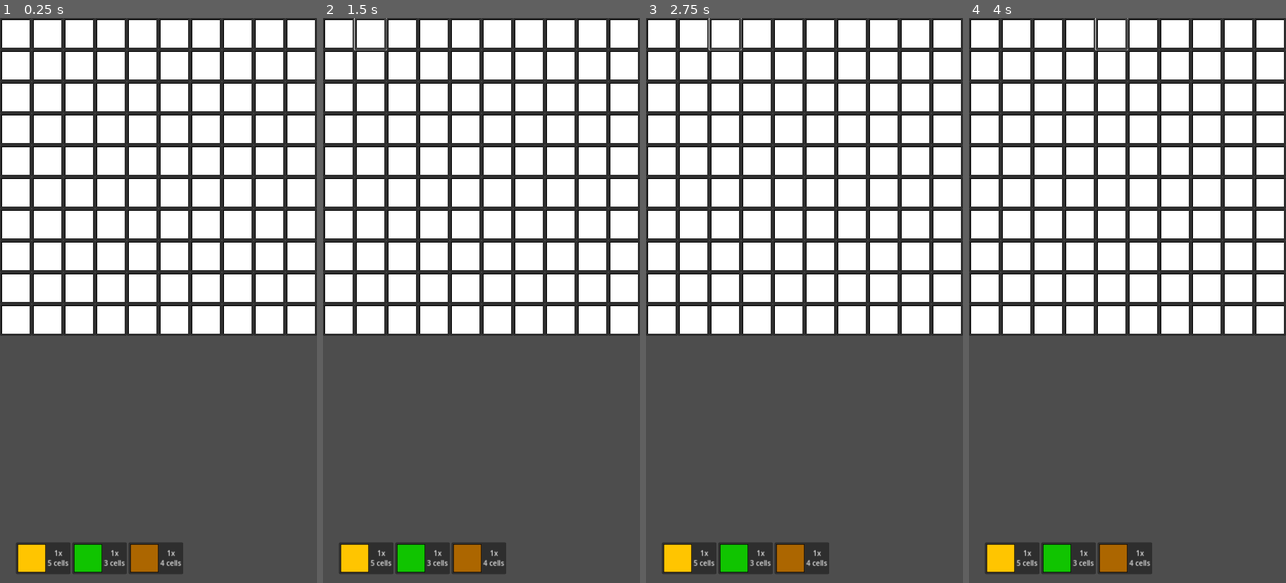
Above: before the commit, frames 1-4 (left to right).
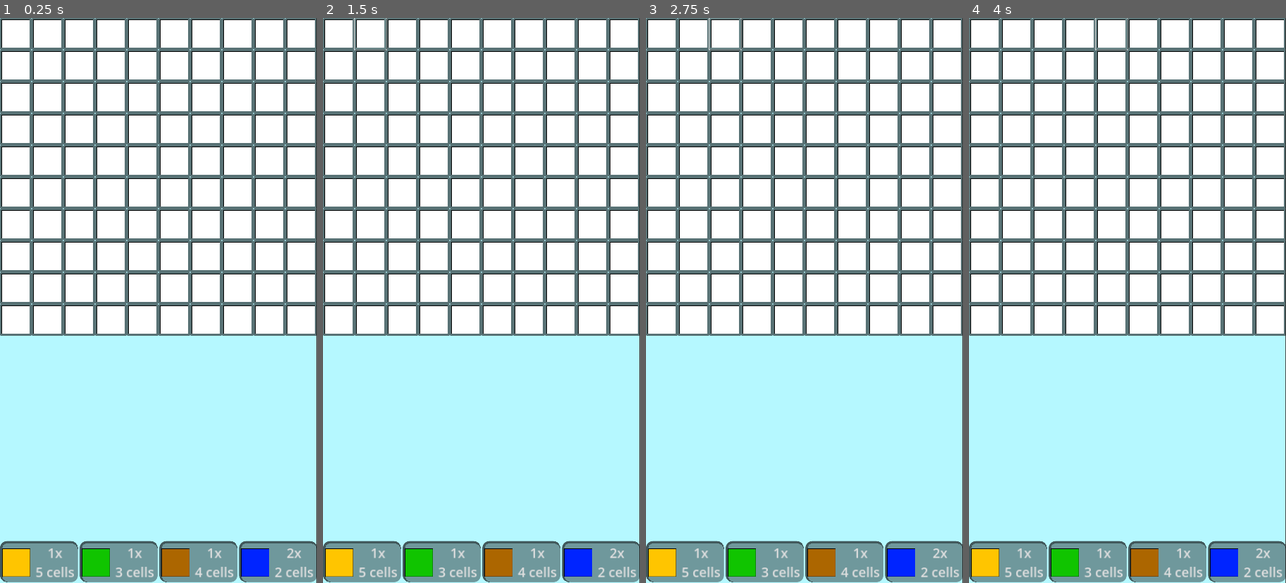
Above: after the commit, the same moments.

Repository: Awe0/AppMobile
Game: Godot game, scene res://Scenes/Game.tscn
Same seed, same stepped clock (60 frames per second), same inputs: the game is played once before the commit and once after it.
Inputs (mouse positions are in pixels of both pictures, inside the frame that each line leads up to):
- Up to frame 1 (0.25 s): no input
- Up to frame 2 (1.5 s): click (338, 34) at 0.52 s; click (370, 34) at 1.27 s
- Up to frame 3 (2.75 s): click (725, 34) at 2.02 s
- Up to frame 4 (4 s): click (1079, 34) at 2.77 s; click (1111, 34) at 3.52 s

The runs differ from the first frame. In frame 1, 55% of the frame differs, in the area x 0-100%, y 0-100%; in frame 2, 55%; in frame 3, 55%; in frame 4, 55%.

Commit message:
Blue Scene

Diff:
--- /dev/null
+++ b/hideandseekgds/Scenes/Blue.tscn
@@ -0,0 +1,8 @@
+[gd_scene load_steps=2 format=3 uid="uid://bbiomg385fl8"]
+
+[ext_resource type="Script" path="res://Scripts/color.gd" id="1_olbjo"]
+
+[node name="Green" type="Node2D"]
+script = ExtResource("1_olbjo")
+size = 2
+color_name = "blue"
--- a/hideandseekgds/Scenes/Game.tscn
+++ b/hideandseekgds/Scenes/Game.tscn
@@ -1,14 +1,85 @@
-[gd_scene load_steps=5 format=3 uid="uid://w7j6d2dkb4nj"]
+[gd_scene load_steps=13 format=3 uid="uid://w7j6d2dkb4nj"]
 
 [ext_resource type="Script" path="res://Scripts/game.gd" id="1_y1bmt"]
 [ext_resource type="Texture2D" uid="uid://lhbydo8ab6ib" path="res://Assets/yellow.png" id="2_0cn5u"]
+[ext_resource type="Theme" uid="uid://byxv1brsahxxk" path="res://Themes/Warning_Label*.theme" id="2_bak1u"]
 [ext_resource type="Texture2D" uid="uid://ckcvnq4f0ghwd" path="res://Assets/green.png" id="3_gl6ci"]
 [ext_resource type="Texture2D" uid="uid://di28kh786gp4t" path="res://Assets/brown.png" id="4_dyo82"]
+[ext_resource type="Texture2D" uid="uid://b4kgbcwca8qlo" path="res://Assets/blue.png" id="5_wmgmb"]
+
+[sub_resource type="StyleBoxFlat" id="StyleBoxFlat_y28rf"]
+bg_color = Color(1, 1, 1, 0.643137)
+border_width_left = 5
+border_width_top = 5
+border_width_right = 5
+border_width_bottom = 5
+border_color = Color(1, 0, 0, 1)
+corner_radius_top_left = 5
+corner_radius_top_right = 5
+corner_radius_bottom_right = 5
+corner_radius_bottom_left = 5
+
+[sub_resource type="StyleBoxFlat" id="StyleBoxFlat_n376p"]
+bg_color = Color(1, 1, 1, 1)
+border_width_left = 5
+border_width_top = 5
+border_width_right = 5
+border_width_bottom = 5
+border_color = Color(0.8, 0, 0, 1)
+corner_radius_top_left = 5
+corner_radius_top_right = 5
+corner_radius_bottom_right = 5
+corner_radius_bottom_left = 5
+
+[sub_resource type="Theme" id="Theme_52dsr"]
+Button/colors/font_color = Color(0, 0, 0, 1)
+Button/colors/font_hover_color = Color(0, 0, 0, 1)
+Button/styles/hover = SubResource("StyleBoxFlat_y28rf")
+Button/styles/normal = SubResource("StyleBoxFlat_n376p")
+
+[sub_resource type="StyleBoxFlat" id="StyleBoxFlat_srafb"]
+bg_color = Color(0.0431373, 0.00392157, 0, 0.67451)
+border_width_left = 5
+border_width_top = 5
+border_color = Color(0, 0, 0, 1)
+corner_radius_top_left = 15
+corner_radius_top_right = 15
+corner_radius_bottom_right = 15
+corner_radius_bottom_left = 15
+
+[sub_resource type="StyleBoxFlat" id="StyleBoxFlat_lh8pc"]
+bg_color = Color(0, 0, 0, 0.388235)
+border_width_left = 5
+border_width_top = 5
+border_color = Color(0, 0, 0, 0.643137)
+corner_radius_top_left = 15
+corner_radius_top_right = 15
+corner_radius_bottom_right = 15
+corner_radius_bottom_left = 15
+
+[sub_resource type="Theme" id="Theme_pvtvo"]
+Button/font_sizes/font_size = 30
+Button/icons/icon = null
+Button/styles/hover = SubResource("StyleBoxFlat_srafb")
+Button/styles/normal = SubResource("StyleBoxFlat_lh8pc")
 
 [node name="Game" type="Control"]
 layout_mode = 3
 anchors_preset = 0
 script = ExtResource("1_y1bmt")
+
+[node name="ColorRect" type="ColorRect" parent="."]
+custom_minimum_size = Vector2(1.1, 0)
+layout_mode = 1
+anchors_preset = 15
+anchor_right = 1.0
+anchor_bottom = 1.0
+offset_left = -1.0
+offset_right = 719.0
+offset_bottom = 1280.0
+grow_horizontal = 2
+grow_vertical = 2
+color = Color(0.710435, 0.971203, 1, 1)
 
 [node name="GridContainer" type="GridContainer" parent="."]
 layout_mode = 1
@@ -16,31 +87,97 @@
 theme_override_constants/v_separation = 0
 columns = 10
 
+[node name="PopupContainer" type="CenterContainer" parent="."]
+layout_mode = 1
+anchors_preset = -1
+anchor_right = 1.0
+offset_left = 720.0
+offset_top = 1280.0
+grow_horizontal = 2
+grow_vertical = 2
+
+[node name="VBoxContainer" type="VBoxContainer" parent="PopupContainer"]
+visible = false
+layout_mode = 2
+theme_override_constants/separation = 15
+
+[node name="NoSelection" type="Label" parent="PopupContainer/VBoxContainer"]
+layout_mode = 2
+theme = ExtResource("2_bak1u")
+text = "No color selected !"
+
+[node name="Button" type="Button" parent="PopupContainer/VBoxContainer"]
+layout_mode = 2
+theme = SubResource("Theme_52dsr")
+text = "OK"
+
+[node name="VBoxContainer2" type="VBoxContainer" parent="PopupContainer"]
+visible = false
+layout_mode = 2
+theme_override_constants/separation = 15
+
+[node name="CantPlace" type="Label" parent="PopupContainer/VBoxContainer2"]
+layout_mode = 2
+theme = ExtResource("2_bak1u")
+text = "Can't place here !"
+
+[node name="Button" type="Button" parent="PopupContainer/VBoxContainer2"]
+layout_mode = 2
+theme = SubResource("Theme_52dsr")
+text = "OK"
+
+[node name="VBoxContainer3" type="VBoxContainer" parent="PopupContainer"]
+visible = false
+layout_mode = 2
+theme_override_constants/separation = 15
+
+[node name="CantRotate" type="Label" parent="PopupContainer/VBoxContainer3"]
+layout_mode = 2
+theme = ExtResource("2_bak1u")
+text = "Can't rotate, no color selected."
+
+[node name="Button" type="Button" parent="PopupContainer/VBoxContainer3"]
+layout_mode = 2
+theme = SubResource("Theme_52dsr")
+text = "OK"
+
 [node name="HBoxContainer" type="HBoxContainer" parent="."]
 layout_mode = 1
-offset_left = 36.0
-offset_top = 1188.0
-offset_right = 688.0
-offset_bottom = 1251.0
+offset_top = 1185.0
+offset_right = 880.0
+offset_bottom = 1274.0
+theme = SubResource("Theme_pvtvo")
 
 [node name="Yellow" type="Button" parent="HBoxContainer"]
 layout_mode = 2
 text = "1x
-5 cells"
+ 5 cells "
 icon = ExtResource("2_0cn5u")
 
 [node name="Green" type="Button" parent="HBoxContainer"]
 layout_mode = 2
 text = "1x
-3 cells"
+ 3 cells "
 icon = ExtResource("3_gl6ci")
 
 [node name="Brown" type="Button" parent="HBoxContainer"]
 layout_mode = 2
 text = "1x
-4 cells"
+ 4 cells "
 icon = ExtResource("4_dyo82")
+
+[node name="Blue" type="Button" parent="HBoxContainer"]
+layout_mode = 2
+text = "2x
+ 2 cells "
+icon = ExtResource("5_wmgmb")
+
+[node name="TEST" type="Button" parent="HBoxContainer"]
+layout_mode = 2
+text = "TEEEEEEST"
 
 [connection signal="pressed" from="HBoxContainer/Yellow" to="." method="_on_button_pressed"]
 [connection signal="pressed" from="HBoxContainer/Green" to="." method="_on_button_pressed"]
 [connection signal="pressed" from="HBoxContainer/Brown" to="." method="_on_button_pressed"]
+[connection signal="pressed" from="HBoxContainer/Blue" to="." method="_on_button_pressed"]
+[connection signal="pressed" from="HBoxContainer/TEST" to="." method="_on_button_pressed"]
